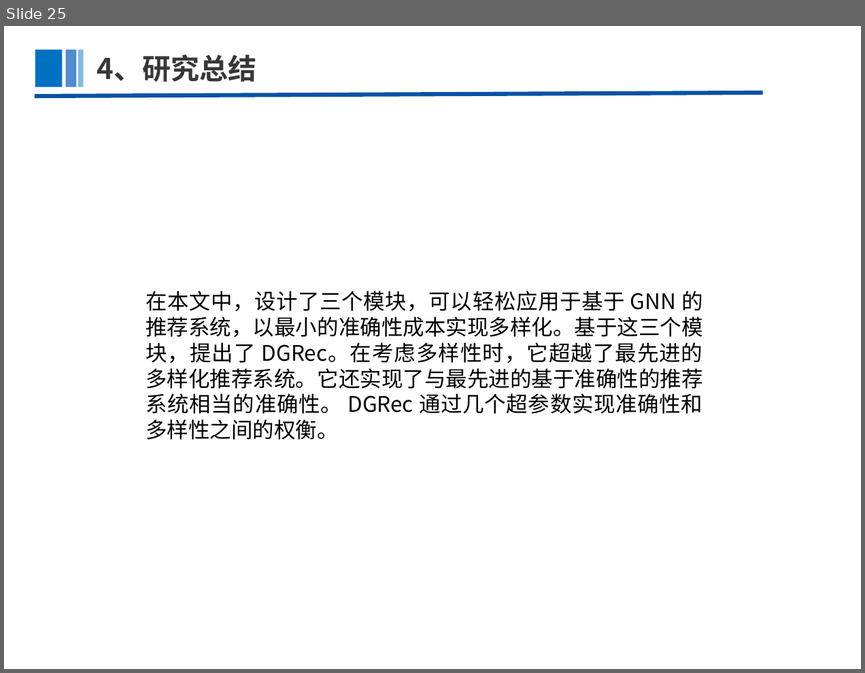
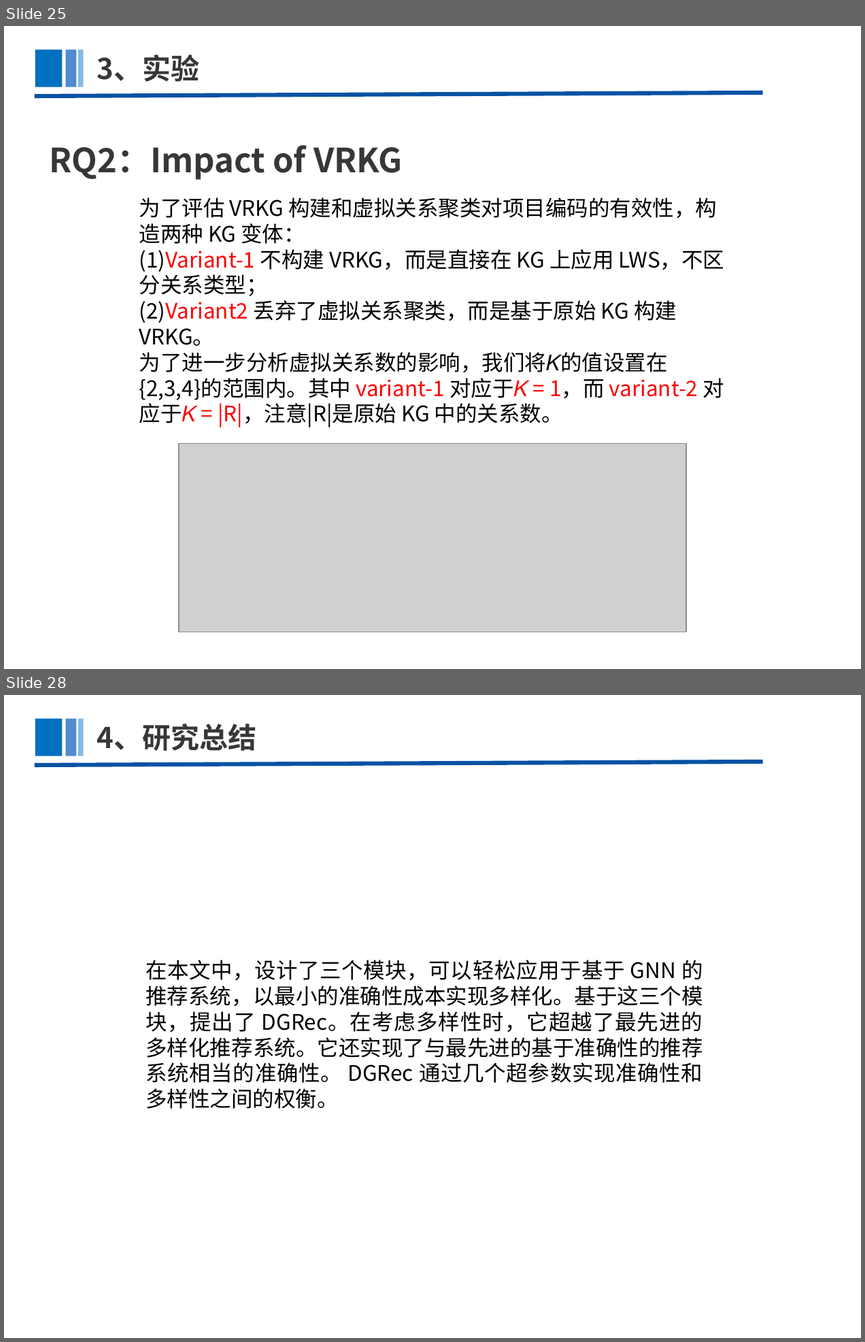
Before and after one commit to AzureSX/Paper, a slide deck: Knowledge Graph For Recommendation/VRKG4Rec/VRKG4Rec.pptx. Shown one above the other, each under a label of ours: slide 25 before the commit, slides 25 and 28 after it; the slides between them are not shown. The pictures are 865x673 and 865x1342 pixels, drawn with LibreOffice and Linux fonts; fonts in the diff are those of the drawing; grey boxes stand for pictures. Boxes give left, top, right and bottom in pixels: in the first picture for what was removed or moved away, otherwise in the second. Text is boxed around its words. In the diff, an @@ line names an element or a change of style, - is before the commit and + after.

```diff
--- a/Knowledge Graph For Recommendation/VRKG4Rec/VRKG4Rec.pptx
+++ b/Knowledge Graph For Recommendation/VRKG4Rec/VRKG4Rec.pptx
@@ slide 25 added at [4,26,861,669], background #FFFFFF @@
@@ rectangle added at [36,49,62,87], fill #0070C0 @@
@@ rectangle added at [66,49,76,87], fill #065CBA at 70% opacity @@
@@ rectangle added at [79,49,84,87], fill #0070C0 at 48% opacity @@
@@ text added at [96,55,199,82], 24 pt, text #373737, bold @@
+3、实验
@@ line added from (35, 96) to (763, 93), #0852A4 3.5 pt @@
@@ text added at [49,145,402,180], 28 pt, text #373737, bold @@
+RQ2：Impact of VRKG
@@ text added at [139,197,725,427], 18 pt, text #000000 @@
+为了评估 VRKG 构建和虚拟关系聚类对项目编码的有效性，构造两种 KG 变体：
+(1)Variant-1 不构建 VRKG，而是直接在 KG 上应用 LWS，不区分关系类型；
+(2)Variant2 丢弃了虚拟关系聚类，而是基于原始 KG 构建 VRKG。
+为了进一步分析虚拟关系数的影响，我们将𝐾的值设置在{2,3,4}的范围内。其中 variant-1 对应于𝐾 = 1，而 variant-2 对应于𝐾 = |R|，注意|R|是原始 KG 中的关系数。
@@ picture added at [179,444,686,632] @@
@@ what was slide 25 is now slide 28 @@
```
Also in this commit, not shown: 7 slides changed, 9 other slides added, 7 slides removed, 2 other files.
